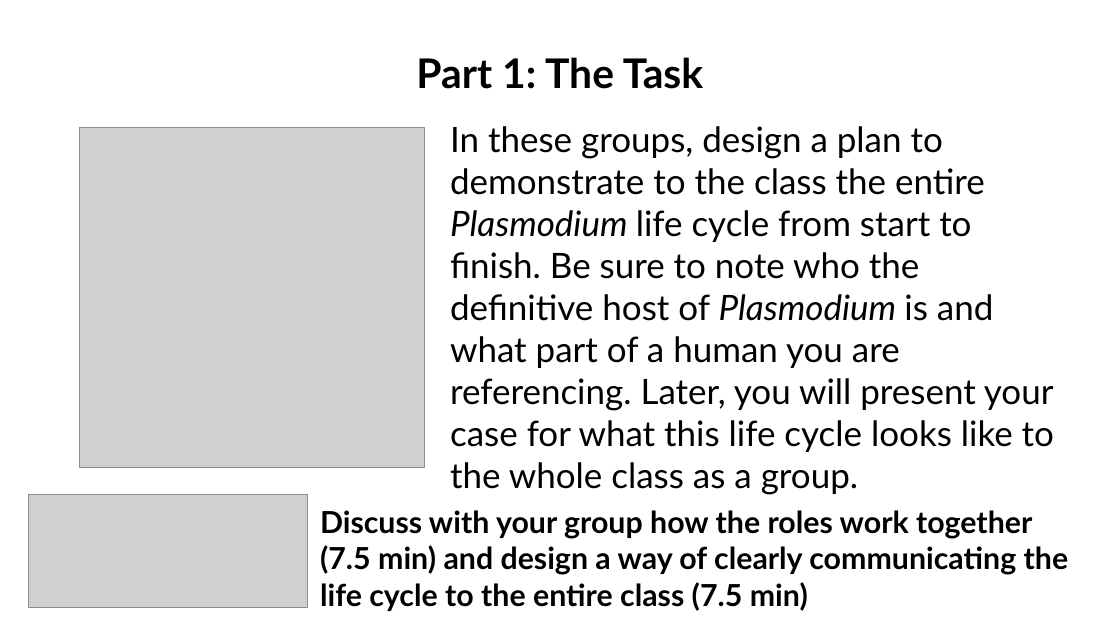
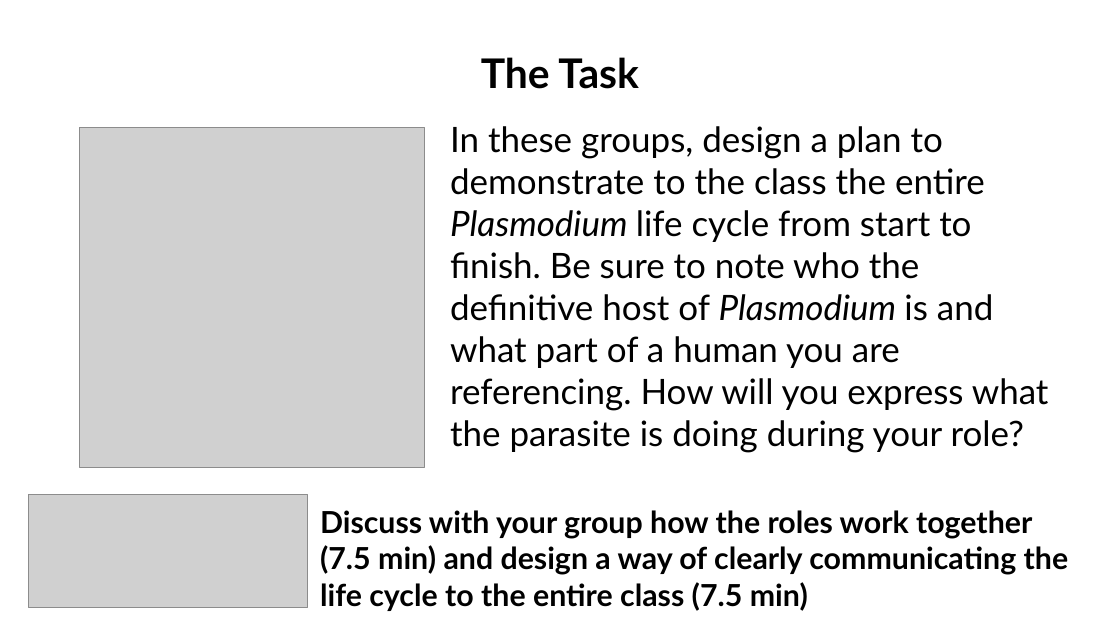
Before and after one commit to wood-lab/fish_406, a slide deck: slide 4 of docs/lectures/in-class_activities/class_22.pptx. Drawn at 1120x630 pixels with LibreOffice and Linux fonts; fonts in the diff are those of the drawing; grey boxes stand for pictures. Boxes give left, top, right and bottom in pixels: in the first picture for what was removed or moved away, otherwise in the second. Text is boxed around its words. In the diff, an @@ line names an element or a change of style, - is before the commit and + after.

Commit message:
connor updated pptx for class 22

```diff
--- a/docs/lectures/in-class_activities/class_22.pptx
+++ b/docs/lectures/in-class_activities/class_22.pptx
@@ text at (481, 57, 639, 89): text changed @@
-Part 1: The Task
+The Task
@@ text at (450, 126, 1049, 453): text changed @@
-In these groups, design a plan to demonstrate to the class the entire Plasmodium life cycle from start to finish. Be sure to note who the definitive host of Plasmodium is and what part of a human you are referencing. Later, you will present your case for what this life cycle looks like to the whole class as a group.
+In these groups, design a plan to demonstrate to the class the entire Plasmodium life cycle from start to finish. Be sure to note who the definitive host of Plasmodium is and what part of a human you are referencing. How will you express what the parasite is doing during your role?
```
Also in this commit, not shown: 2 other slides changed, 1 slide added, 1 slide removed, 2 other files.
